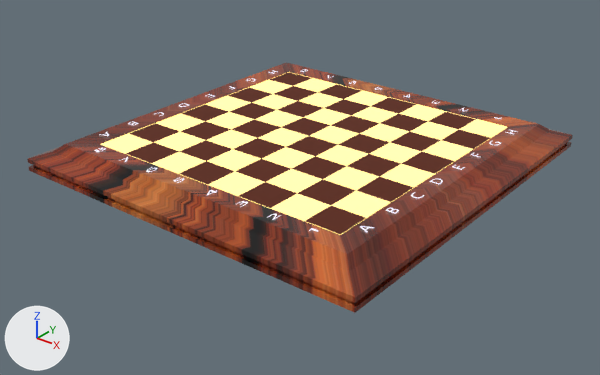
A saved change to the glTF model web/asset/Chess_Base.gltf.
Before and after are seen from a camera (50 mm lens) standing at (0.787, -1.007, 0.523) and looking at (0.007, -0.033, -0.081). Lighting does not change. The marker at lower left points along +X, +Y and +Z. Where no turn or scale is listed for an object, it has been applied to the vertices.

Names of what the first picture shows: 'Chess Board'.
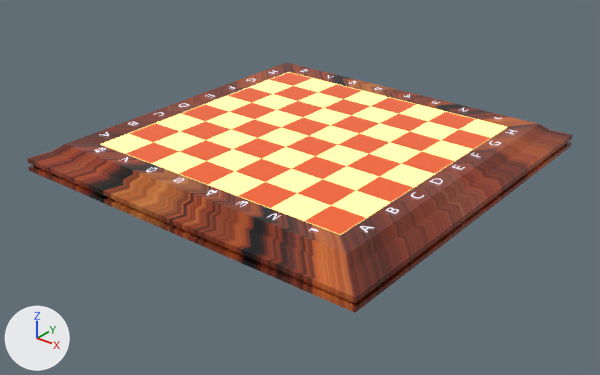
Commit message: colore base scacchiera

Where the change shows, as pixel boxes [x1, y1, x2, y2] in the pictures (600 x 375 px):
'Chess Board', surface changed, recoloured (brown to orange): [124, 69, 493, 237] in both

Diff of the bpy script that builds the scene:
```diff
--- a/web/asset/Chess_Base.gltf.py
+++ b/web/asset/Chess_Base.gltf.py
@@ mat_white_squares @@
 mat_white_squares.base_color = (0.801, 0.573, 0.218)  # beige #e7c781
-mat_white_squares.roughness = 1.0
+mat_white_squares.roughness = 0.199
 mat_white_squares.emission_color = (1.0, 0.784, 0.27)  # yellow #ffe58e
@@ mat_black_squares @@
 mat_black_squares = principled_material('Black Squares')
-mat_black_squares.base_color = (0.107, 0.018, 0.00481)  # brown #5c240f
-mat_black_squares.roughness = 1.0
+mat_black_squares.base_color = (1.0, 0.131, 0.0227)  # orange #ff652a
+mat_black_squares.roughness = 0.0
```
